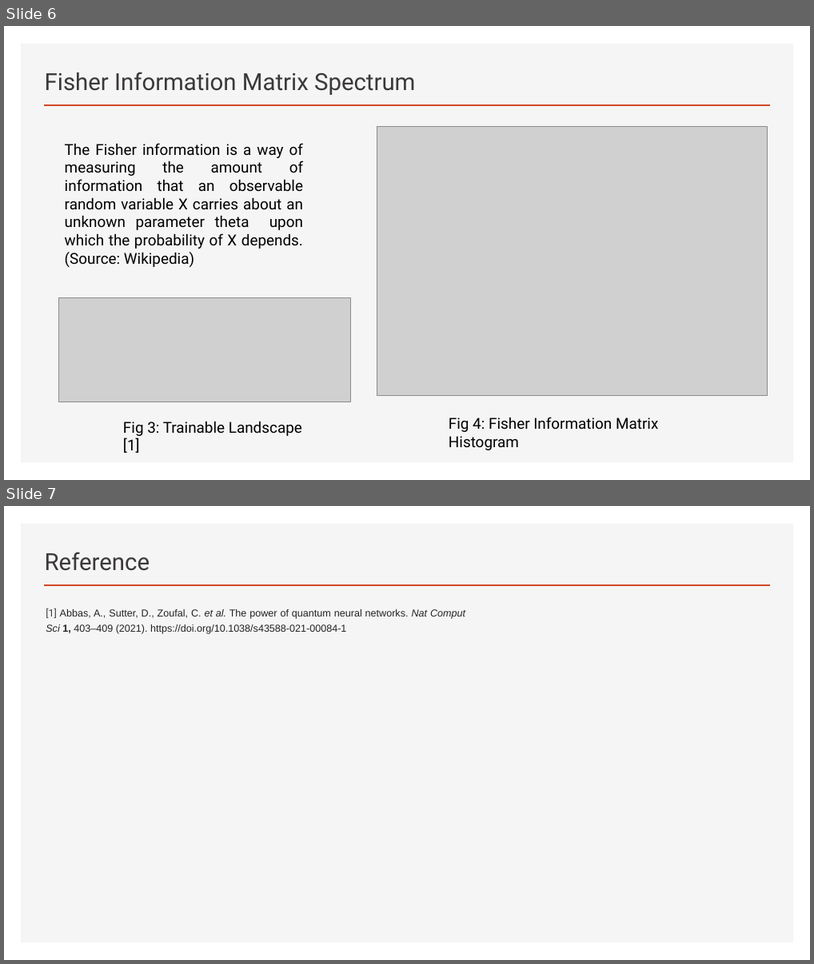
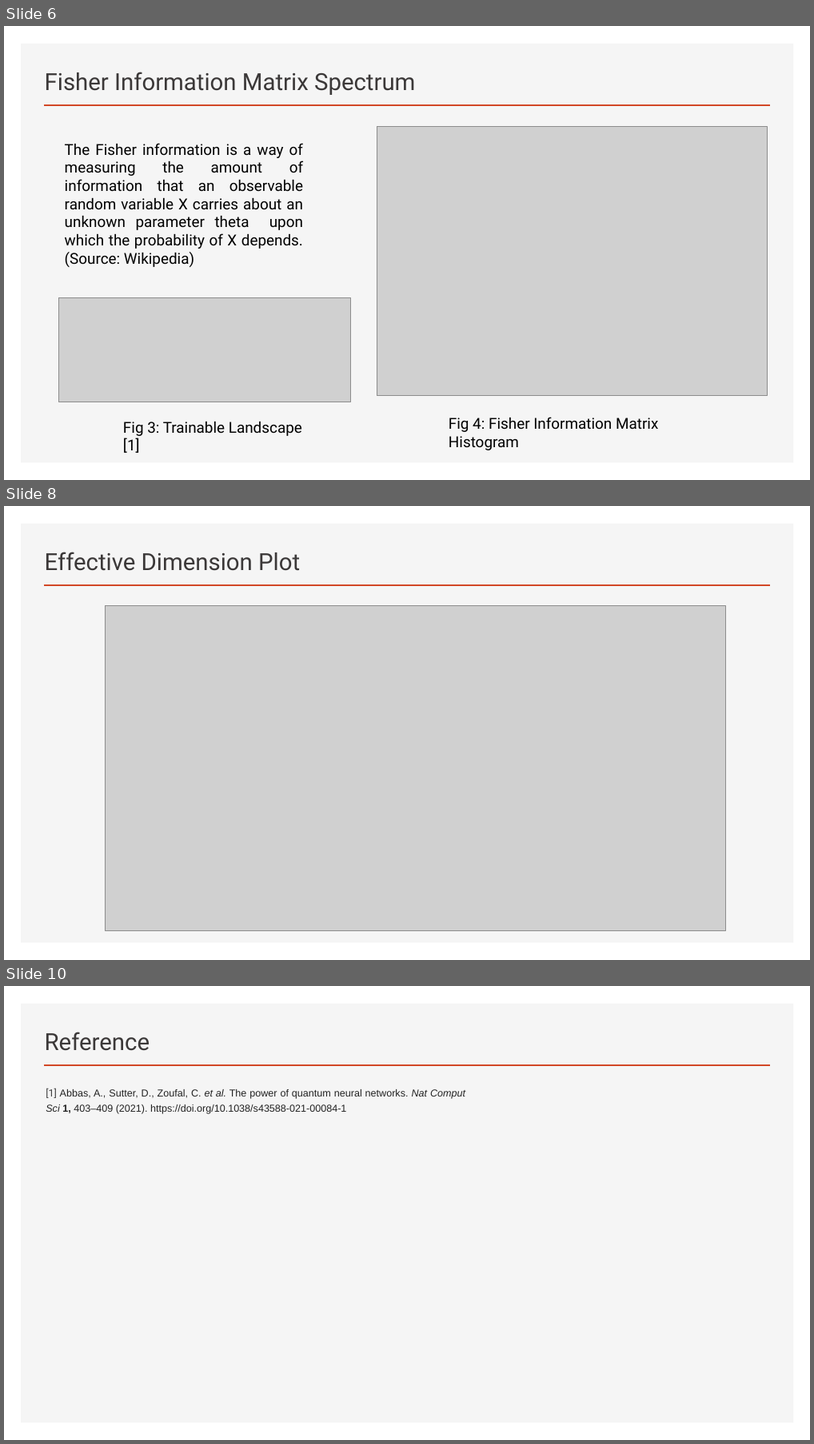
Before and after one commit to rsathyak/qml_masters_thesis, a slide deck: slides/13. The Power of Quantum Neural Networks.pptx. Shown one above the other, each under a label of ours: slides 6 and 7 before the commit, slides 6, 8 and 10 after it; the slides between them are not shown. The pictures are 814x964 and 814x1444 pixels, drawn with LibreOffice and Linux fonts; fonts in the diff are those of the drawing; grey boxes stand for pictures. Boxes give left, top, right and bottom in pixels: in the first picture for what was removed or moved away, otherwise in the second. Text is boxed around its words. In the diff, an @@ line names an element or a change of style, - is before the commit and + after.

Commit message:
effective dimension added to library

```diff
--- a/slides/13. The Power of Quantum Neural Networks.pptx
+++ b/slides/13. The Power of Quantum Neural Networks.pptx
@@ slide 8 added at (4,506,810,960), background #FFFFFF; not listed: 2 template elements that a slide beside it also shows @@
@@ title added at (45,552,300,571), 28 pt, text #3B3838 @@
+Effective Dimension Plot
@@ picture added at (106,606,726,930) @@
@@ what was slide 7 is now slide 10 @@
```
Also in this commit, not shown: 2 other slides added, 16 other files.
